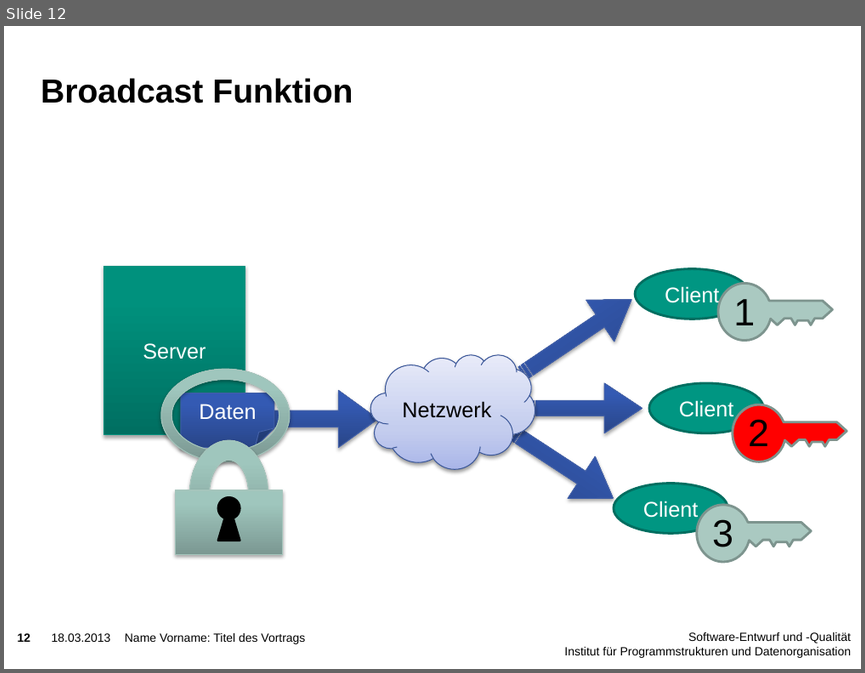
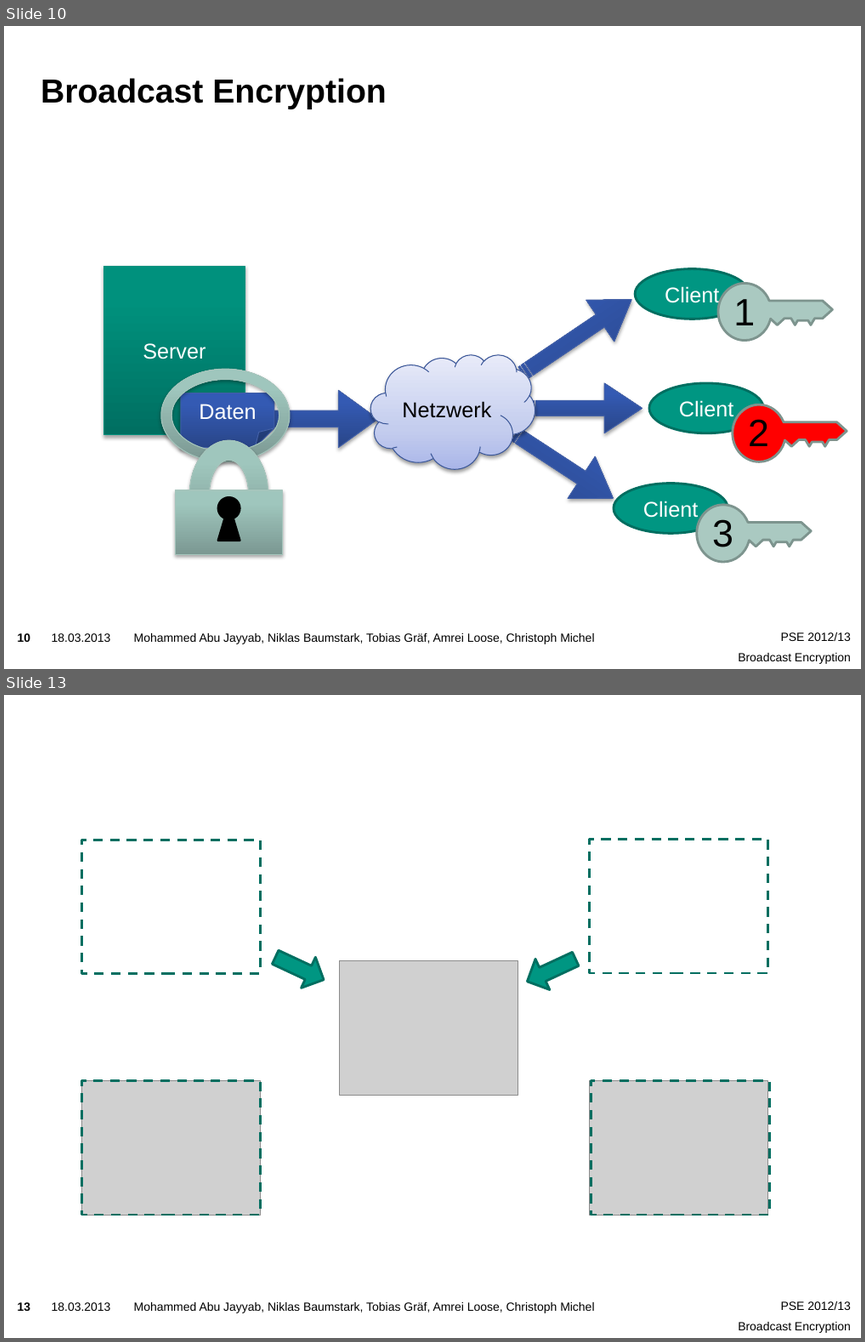
Before and after one commit to niklasb/pse-broadcast-encryption, a slide deck: praesentation/pse-abschluss.pptx. Shown one above the other, each under a label of ours: slide 12 before the commit, slides 10 and 13 after it; the slides between them are not shown. The pictures are 865x673 and 865x1342 pixels, drawn with LibreOffice and Linux fonts; fonts in the diff are those of the drawing; grey boxes stand for pictures; background and template pictures are left out. Boxes give left, top, right and bottom in pixels: in the first picture for what was removed or moved away, otherwise in the second. Text is boxed around its words. In the diff, an @@ line names an element or a change of style, - is before the commit and + after.

```diff
--- a/praesentation/pse-abschluss.pptx
+++ b/praesentation/pse-abschluss.pptx
@@ slide 13 added at <box>4,695,861,1338</box>, background picture (left out); not listed: 4 template elements that a slide beside it also shows @@
@@ rectangle added at <box>82,839,260,974</box>, outline #006F60 2 pt dashed @@
@@ rectangle added at <box>589,839,767,973</box>, outline #006F60 2 pt dashed @@
@@ down arrow added at <box>268,941,331,995</box>, fill #009682, outline #006F60 2 pt @@
@@ down arrow added at <box>520,943,583,997</box>, fill #009682, outline #006F60 2 pt @@
@@ picture added at <box>340,960,518,1095</box> @@
@@ picture added at <box>82,1081,260,1214</box> @@
@@ rectangle added at <box>82,1081,260,1214</box>, outline #006F60 2 pt dashed @@
@@ picture added at <box>589,1081,767,1214</box> @@
@@ rectangle added at <box>590,1081,769,1214</box>, outline #006F60 2 pt dashed @@
@@ what was slide 12 is now slide 10 @@
@@ slide 10 changed as well @@
@@ title at <box>41,78,386,109</box>: text changed @@
-Broadcast Funktion
+Broadcast Encryption
@@ page number at <box>18,633,31,641</box>: text changed @@
-12
+10
@@ text removed at <box>125,633,305,644</box> @@
-Name Vorname: Titel des Vortrags
@@ text added at <box>134,633,594,644</box>, 10 pt, text #000000 @@
+Mohammed Abu Jayyab, Niklas Baumstark, Tobias Gräf, Amrei Loose, Christoph Michel
@@ text removed at <box>564,632,851,658</box> @@
-Software-Entwurf und -Qualität
-Institut für Programmstrukturen und Datenorganisation
@@ text added at <box>738,632,851,664</box>, 10 pt, text #000000 @@
+PSE 2012/13
+Broadcast Encryption
```
Also in this commit, not shown: 13 other slides changed, 8 other slides added, 8 slides removed, 1 other file.
